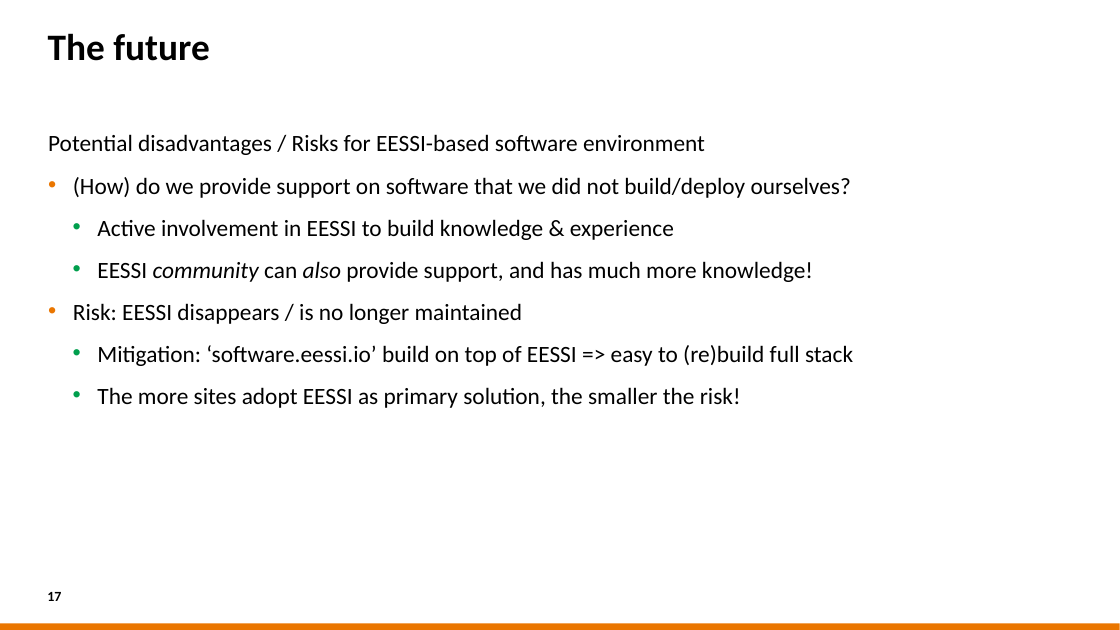
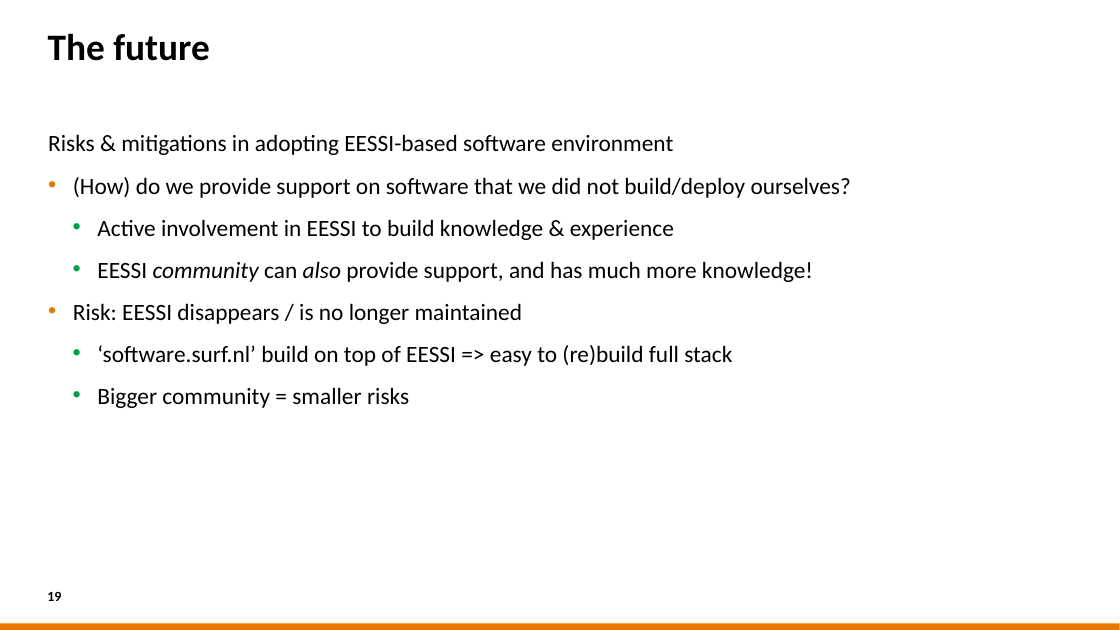
Before and after one commit to casparvl/EUM25, a slide deck: slide 19 of 2025-03-18 EasyBuild User Meeting - EasyBuild at SURF.pptx (slide 17 before the commit). Drawn at 1120x630 pixels with LibreOffice and Linux fonts; fonts in the diff are those of the drawing; background and template pictures are left out. Boxes give left, top, right and bottom in pixels: in the first picture for what was removed or moved away, otherwise in the second. Text is boxed around its words. In the diff, an @@ line names an element or a change of style, - is before the commit and + after.

```diff
--- a/2025-03-18 EasyBuild User Meeting - EasyBuild at SURF.pptx
+++ b/2025-03-18 EasyBuild User Meeting - EasyBuild at SURF.pptx
@@ text at bbox=[48, 134, 673, 155]: text changed @@
-Potential disadvantages / Risks for EESSI-based software environment
+Risks & mitigations in adopting EESSI-based software environment
@@ text at bbox=[97, 345, 732, 408]: text changed @@
-  • Mitigation: ‘software.eessi.io’ build on top of EESSI => easy to (re)build full stack
-  • The more sites adopt EESSI as primary solution, the smaller the risk!
+  • ‘software.surf.nl’ build on top of EESSI => easy to (re)build full stack
+  • Bigger community = smaller risks
@@ page number at bbox=[47, 592, 61, 601]: text changed @@
-17
+19
```
Also in this commit, not shown: 7 other slides changed, 2 slides added, 1 other file.
